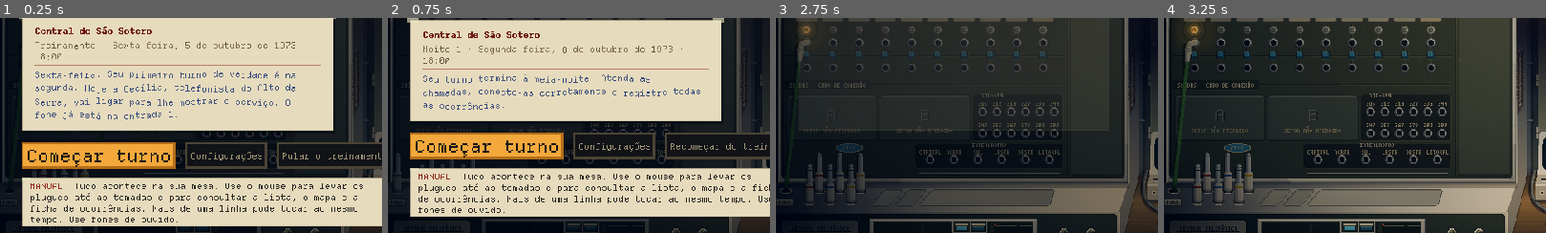
Above: before the commit, frames 1-4 (left to right).
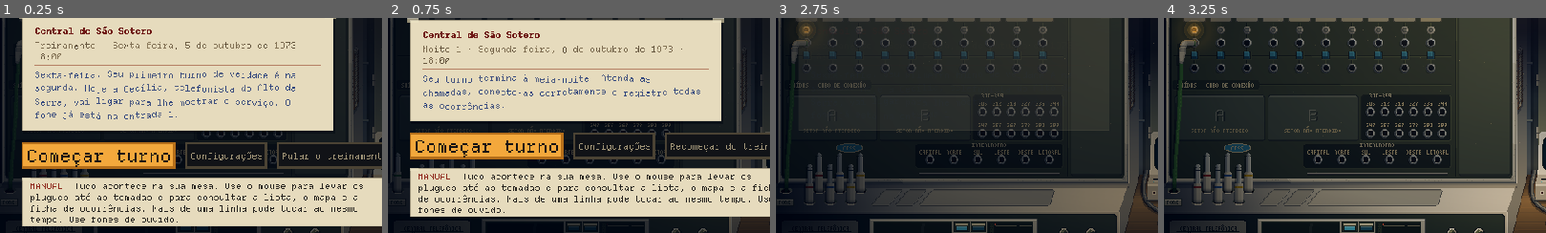
Above: after the commit, the same moments.

Repository: MendelDdS/Project-Switchboard
Game: Godot game, scene res://scenes/app.tscn
Same seed, same stepped clock (60 frames per second), same inputs: the game is played once before the commit and once after it.
Inputs (mouse positions are % of the whole screen's width and height, from its top left):
- Up to frame 1 (0.25 s): no input
- Up to frame 2 (0.75 s): click "Pular o treinamento" at 0.5 s
- Up to frame 3 (2.75 s): click "Recomeçar do treinamento" at 1.25 s; click "Começar turno" at 2 s
- Up to frame 4 (3.25 s): tap Enter at 2.75 s; drag from (50, 50) to (60, 28) at 2.77 s
The pictures show only the part of the screen within x 2-52%, y 19-69%; the shares and areas given below are measured in that part.

The runs differ from the first frame. In frame 1, 0.1% of the frame differs, in the area x 3-6%, y 10-76%; in frame 2, nothing differs; in frame 3, 0.3%; in frame 4, 0.8%, in the area x 2-9%, y 10-77%.
Error in both runs: Invalid access to property or key 'used' on a base object of type 'Dictionary'. (res://scripts/bureaucracy/tapes.gd:82)

Commit message:
feat(#0000): seated plug as a 3D tube built along its axis: the metal sleeve at the jack mouth, the hard body coming toward the camera with the cable-colored band as a ring (ELBOW_BODY, ELBOW_BAND, 2 px like the standing plug), the rubber bend on a quarter circle (ELBOW_ARC) and the cap with ribs at its top; lit by the 3D normal, the frontmost point wins through a depth buffer, and each axis point gets a circle of the tube radius, so the width is uniform (projecting every surface point stretched the tube up to 1.8x far from the eyes); stronger parallax (PLUG_DEPTH 0.03) with the body deep enough to never exceed 1 screen px per px of depth; cords only bump into the bend and the cap (the lying neck held them like a shelf and they snaked over the trunk plugs); docs for this and the B4 tapes (HISTORICO 437-441, LESSONS)
Co-Authored-By: Claude Opus 5.5 <noreply@anthropic.com>
Claude-Session: https://claude.ai/code/session_01E6iU7HgwQq8Qs6iJkyPqsC

Diff:
--- a/scripts/ui/switchboard_plugs.gd
+++ b/scripts/ui/switchboard_plugs.gd
@@ -30,12 +30,16 @@
 ## de baixo também para baixo); a capa gira na tomada, para o lado do fio (`_elbow_ang`). Montado pixel a pixel
 ## (`_elbow`, nas cores do `_plug_pal`, luz no alto à direita). (Com uma bola na cabeça e a capa curta e fixa,
 ## ficava pequeno e grosso.)
-const PLUG_DEPTH := 0.014   # px de deslocamento da curva por px de distância da tomada até os olhos (estilizado: a conta daria ~0,04, de lado demais)
+const PLUG_DEPTH := 0.03   # px de deslocamento da curva por px de distância da tomada até os olhos (com 0,014, mal se via o pescoço)
 const ELBOW_LEN := 24.0   # px: da curva ao pé da capa (na foto, uns 3 × a largura dela)
 const ELBOW_W := Vector2(4.0, 2.5)   # px: a meia largura do tubo e a do pé da capa (a do fio: a capa afunila até ele)
-const ELBOW_BEND := 11.0   # px: a curva vai da tomada até essa altura da capa, num arco (reta, fazia um "L" com quina)
-const ELBOW_RIBS := Vector2(1.0, 13.0)   # px do eixo, a partir da quina da curva: os frisos, um a cada 3 px, do meio do arco ao alto da capa (embaixo, lisa; em cima da bola da curva, com o brilho, viravam pontos soltos)
+const ELBOW_RIBS := Vector2(7.0, 16.0)   # px do eixo, a partir do começo da curva: os frisos, um a cada 3 px, do fim da curva ao alto da capa (no meio da curva, vistos de lado, viravam pedaços de arco soltos)
 const ELBOW_MAX := deg_to_rad(60.0)   # e nunca mais deitada que isso
+const ELBOW_SLEEVE := Vector2(3.0, 1.5)   # px: o raio e a altura da ponta de metal à mostra, na boca da tomada
+const ELBOW_BODY := 15.0   # px do painel até onde acaba o corpo duro (e começa a curva de borracha); fundo o bastante para o deslocamento da curva (`_tilt`, até ~19 px) dar menos de 1 px na tela por px de profundidade (com 7, a 1,5, o corpo e a faixa esticavam)
+const ELBOW_BAND := Vector2(2.5, 2.0)   # px do painel e largura da faixa na cor do cabo, no corpo duro (como no plug em pé, `PLUG_ART`)
+const ELBOW_ARC := 5.0   # px: o raio do eixo na curva, do corpo para a capa
+const ELBOW_Z := ELBOW_BODY + ELBOW_ARC   # a capa, a tantos px do painel (aparece deslocada `_tilt`)
 const PLUG_SHADE := Vector2(-4, 5)   # encaixado, a sombra do plug no painel, deslocada assim (luz no alto à direita, `LIGHT`)
 const PLUG_ART := [   ## o plug em pé, de 12 × 72 px (y de -72 a -1; o fio sai de y = 0): a ponta de metal, o corpo de
 	".....mm.....",
@@ -612,13 +616,14 @@
 	return Vector3(t.x, t.y, _elbow_ang(e))
 
 
-## As partes do plug encaixado da ponta `e` em que os outros fios esbarram (`Cord.pegs`), como (x, y, raio): o pescoço,
-## no meio do caminho da tomada à curva, e a capa, em dois discos.
+## As partes do plug encaixado da ponta `e` em que os outros fios esbarram (`Cord.pegs`), como (x, y, raio): a curva e
+## a capa, em dois discos, à frente do painel, na altura do fio que cai de outra capa. O pescoço, da tomada à curva,
+## fica atrás: com a paralaxe, deitado, ele segurava o fio como uma prateleira e o fio serpenteava pelas cabeças.
 func _elbow_pegs(e: int) -> Array[Vector3]:
 	var pose := _elbow_pose(e)
 	var t := Vector2(pose.x, pose.y)
 	var c := jack_rect(int(ends[e])).get_center()
-	var out: Array[Vector3] = [Vector3(c.x + t.x / 2.0, c.y + t.y / 2.0, ELBOW_W.x + 0.5 + t.length() / 2.0)]
+	var out: Array[Vector3] = [Vector3(c.x + t.x, c.y + t.y, ELBOW_W.x + 0.5)]
 	for k: float in [0.35, 0.75]:
 		var b := c + t + Vector2.DOWN.rotated(pose.z) * ELBOW_LEN * k
 		out.append(Vector3(b.x, b.y, lerpf(ELBOW_W.x, ELBOW_W.y, clampf((ELBOW_LEN * k - ELBOW_RIBS.y) / (ELBOW_LEN - ELBOW_RIBS.y), 0.0, 1.0)) + 0.5))   # a capa afunila (`_elbow`)
@@ -639,11 +644,14 @@
 
 
 ## O plug encaixado em pixel art, na pose (x, y da curva a partir da tomada, ângulo da capa), como [mapa (os
-## caracteres do `_plug_pal`), onde fica o meio da tomada nele]; cada pixel no tom da luz que bate nele (`LIGHT`, um
-## pouco de frente): a capa, um cilindro do tubo que afina no pé até o fio; e a curva, um disco a cada meio px num arco
-## (Bézier) da tomada, saindo na direção da câmera (`t`), até a capa (`ELBOW_BEND`), o mais à frente por cima, abaulado
-## junto da tomada e cilindro perto da capa, mais escuro junto do painel; os frisos seguem o eixo, da curva ao alto da
-## capa. Guardado pela pose.
+## caracteres do `_plug_pal`), onde fica o meio da tomada nele]. Um tubo em 3D pelo eixo dele: o ponto do eixo a z px
+## do painel aparece deslocado `z × t / ELBOW_Z` (a curva, em `t`), e em volta de cada um, um círculo do raio do tubo,
+## da mesma largura de qualquer lado (projetar cada ponto da superfície assim esticava o tubo para o lado do
+## deslocamento: quanto mais longe dos olhos, mais grosso). Da tomada para fora: a ponta de metal (`ELBOW_SLEEVE`), o
+## corpo duro com a faixa na cor do cabo (`ELBOW_BODY`, `ELBOW_BAND`), a curva de borracha num quarto de círculo
+## (`ELBOW_ARC`) e a capa, paralela ao painel, até o pé. Cada pixel mostra o ponto mais à frente (na direção da vista),
+## no tom da luz na normal do tubo ali (`LIGHT`, um pouco de frente): a faixa e os frisos saem em anel. Junto do
+## painel, mais escuro. Guardado pela pose. (Desenhado em 2D, com discos, ficava chapado, sem profundidade.)
 static var _elbows := {}
 
 
@@ -653,57 +661,83 @@
 			_elbows.clear()
 		var sun := Vector3(LIGHT.x, LIGHT.y, 1.1).normalized()
 		var t := Vector2(pose.x, pose.y)
+		var sv := t / ELBOW_Z   # o deslocamento na tela por px de profundidade
+		var eye := Vector3(-sv.x, -sv.y, 1.0).normalized()   # para onde está quem olha
+		var ex := (Vector3.RIGHT - eye * eye.x).normalized()   # os eixos da tela, de frente para ele
+		var ey := (Vector3(0, 1, 0) - eye * eye.y).normalized()   # (y da tela para baixo)
 		var dir := Vector2.DOWN.rotated(pose.z)
-		var side := dir.orthogonal()
 		var r := ELBOW_W.x
+		var arc := PI / 2.0 * ELBOW_ARC   # o comprimento do eixo na curva
+		var cap := ELBOW_LEN - ELBOW_ARC   # e na capa
+		var axis := []   # [ponto, tangente, raio, parte, px do eixo desde o começo da curva], a cada quarto de px
+		for i in int(ELBOW_BODY * 4.0):
+			var z := i / 4.0
+			axis.append([Vector3(0, 0, z), Vector3.BACK, ELBOW_SLEEVE.x if z < ELBOW_SLEEVE.y else r,
+				"sleeve" if z < ELBOW_SLEEVE.y else "body", z - ELBOW_BODY])
+		for i in int(arc * 4.0):
+			var th := i / 4.0 / ELBOW_ARC
+			axis.append([Vector3(dir.x * ELBOW_ARC * (1.0 - cos(th)), dir.y * ELBOW_ARC * (1.0 - cos(th)), ELBOW_BODY + ELBOW_ARC * sin(th)),
+				Vector3(dir.x * sin(th), dir.y * sin(th), cos(th)), r, "bend", i / 4.0])
+		for i in int(cap * 4.0) + 1:
+			var u := i / 4.0
+			var w := lerpf(r, ELBOW_W.y, clampf((arc + u - ELBOW_RIBS.y) / (arc + cap - ELBOW_RIBS.y), 0.0, 1.0))   # afunila do fim dos frisos até o fio
+			axis.append([Vector3(dir.x * (ELBOW_ARC + u), dir.y * (ELBOW_ARC + u), ELBOW_Z), Vector3(dir.x, dir.y, 0.0), w,
+				"mouth" if u > cap - 1.0 else "cap", arc + u])
 		var foot := t + dir * ELBOW_LEN
-		var lo := Vector2i((Vector2.ZERO.min(t).min(foot) - Vector2.ONE * (r + 1.0)).floor())
-		var hi := Vector2i((Vector2.ZERO.max(t).max(foot) + Vector2.ONE * (r + 1.0)).ceil())
-		var bend := t + dir * ELBOW_BEND   # a curva: da tomada, na direção da câmera (`t`), até a capa reta, sem quina
-		var n := ceili((t.length() + ELBOW_BEND) * 2.0)
-		var at: Array[Vector2] = []   # o eixo da curva, em amostras de ~meio px: [centro, direção, px do eixo até o fim da curva]
-		var ax: Array[Vector2] = []
-		var to_end: Array[float] = []
-		for i in n + 1:
-			var s := float(i) / n
-			at.append(t * 2.0 * (1.0 - s) * s + bend * s * s)
-			ax.append((t * (1.0 - s) + (bend - t) * s).normalized() if t != Vector2.ZERO or s > 0.0 else dir)
-		to_end.resize(n + 1)
-		to_end[n] = 0.0
-		for i in range(n - 1, -1, -1):
-			to_end[i] = to_end[i + 1] + at[i].distance_to(at[i + 1])
+		var lo := Vector2i((Vector2.ZERO.min(t).min(foot) - Vector2.ONE * (r + 2.0)).floor())
+		var hi := Vector2i((Vector2.ZERO.max(t).max(foot) + Vector2.ONE * (r + 2.0)).ceil())
+		var size := hi - lo
+		var depth := PackedFloat32Array()   # o mais à frente em cada pixel
+		depth.resize(size.x * size.y)
+		depth.fill(-INF)
+		var hit := PackedInt32Array()   # qual ponto do eixo
+		hit.resize(size.x * size.y)
+		var off := PackedVector2Array()   # e onde, do meio do círculo dele
+		off.resize(size.x * size.y)
+		for k in axis.size():
+			var a: Array = axis[k]
+			var pt: Vector3 = a[0]
+			var rk: float = a[2]
+			var at := Vector2(pt.x, pt.y) + sv * pt.z
+			for y in range(maxi(floori(at.y - rk) - lo.y, 0), mini(ceili(at.y + rk) - lo.y, size.y)):
+				for x in range(maxi(floori(at.x - rk) - lo.x, 0), mini(ceili(at.x + rk) - lo.x, size.x)):
+					var o := Vector2(x + lo.x + 0.5, y + lo.y + 0.5) - at
+					if o.length_squared() > rk * rk:
+						continue
+					var d := pt.dot(eye) + sqrt(rk * rk - o.length_squared())
+					var i := y * size.x + x
+					if d > depth[i]:
+						depth[i] = d
+						hit[i] = k
+						off[i] = o
 		var rows := []
-		for y in range(lo.y, hi.y):
+		for y in size.y:
 			var row := ""
-			for x in range(lo.x, hi.x):
-				var c := Vector2(x + 0.5, y + 0.5)
-				var along := (c - t).dot(dir)
-				var across := (c - t).dot(side)
-				var w := lerpf(r, ELBOW_W.y, clampf((along - ELBOW_RIBS.y) / (ELBOW_LEN - ELBOW_RIBS.y), 0.0, 1.0))   # afunila do fim dos frisos até o fio
-				var nv: Vector3
-				var dark := 0
-				if along > ELBOW_BEND and along <= ELBOW_LEN and absf(across) <= w:   # a capa
-					var g := side * (across / w)
-					nv = Vector3(g.x, g.y, sqrt(maxf(1.0 - g.length_squared(), 0.0)))
-					dark = 2 if along > ELBOW_LEN - 1.0 else 0   # a boca de onde sai o fio
-				else:   # a curva: o disco mais à frente que cobre o pixel (os de perto da capa estão mais perto da câmera)
-					var k := n
-					while k >= 0 and c.distance_to(at[k]) > r:
-						k -= 1
-					if k < 0:
-						row += "."
-						continue
-					var g := (c - at[k]) / r
-					var cross := g.dot(ax[k].orthogonal())
-					var tube := Vector3(ax[k].orthogonal().x * cross, ax[k].orthogonal().y * cross, sqrt(maxf(1.0 - cross * cross, 0.0)))
-					var cap := Vector3(g.x * 0.6, g.y * 0.6, sqrt(maxf(1.0 - g.length_squared() * 0.36, 0.0)))   # junto da tomada, o tubo vem para a câmera: abaulado de leve (mais, parecia uma bola)
-					var s := float(k) / n
-					nv = cap.lerp(tube, s).normalized()
-					along = ELBOW_BEND - to_end[k] + (c - at[k]).dot(ax[k])   # os frisos seguem a curva
-					dark = 1 if k == 0 else 0
-				if along >= ELBOW_RIBS.x and along < ELBOW_RIBS.y and fposmod(along - ELBOW_RIBS.x, 3.0) < 1.0:
+			for x in size.x:
+				var i := y * size.x + x
+				if depth[i] == -INF:
+					row += "."
+					continue
+				var a: Array = axis[hit[i]]
+				var pt: Vector3 = a[0]
+				var tan: Vector3 = a[1]
+				var rk: float = a[2]
+				var o := off[i] / rk
+				var nv := ex * o.x + ey * o.y + eye * sqrt(maxf(1.0 - o.length_squared(), 0.0))
+				nv = (nv - tan * nv.dot(tan)).normalized()   # a normal do tubo (sem a parte ao longo dele)
+				var lit := nv.dot(sun)   # de frente, o tom 3, como o corpo do plug em pé; o 1 só no brilho
+				if a[3] == "sleeve":
+					row += "g" if lit > 0.6 else ("m" if lit > 0.2 else ("s" if lit > -0.2 else "k"))
+					continue
+				if a[3] == "body" and pt.z >= ELBOW_BAND.x and pt.z < ELBOW_BAND.x + ELBOW_BAND.y:   # a faixa do cabo
+					row += "a" if lit > 0.97 else ("b" if lit > 0.3 else "c")
+					continue
+				var dark := 1 if pt.z < 1.5 else 0   # junto do painel, na sombra dele
+				var along: float = a[4]
+				if a[3] == "mouth":
+					dark = 2   # a boca de onde sai o fio
+				elif a[3] != "body" and along >= ELBOW_RIBS.x and along < ELBOW_RIBS.y and fposmod(along - ELBOW_RIBS.x, 3.0) < 1.0:
 					dark = 2   # o friso
-				var lit := nv.dot(sun)   # de frente, o tom 3, como o corpo do plug em pé; o 1 só no brilho
 				row += str(mini((1 if lit > 0.97 else 6 - clampi(int((lit + 0.05) * 4.0), 0, 4)) + dark, 6))
 			rows.append(row)
 		_elbows[pose] = [rows, -Vector2(lo)]
Not shown, changed: HISTORICO.md
Not shown, changed: LESSONS.md
Not shown, changed: scripts/ui/CLAUDE.md
